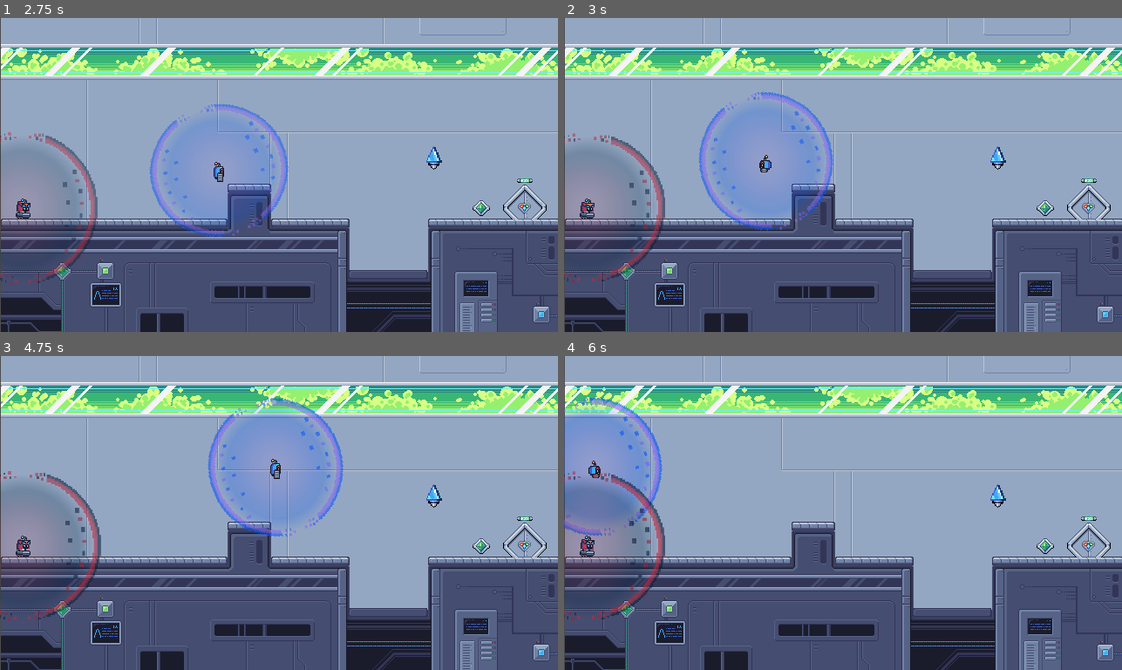
Above: before the commit, frames 1-4 (two rows, left to right).
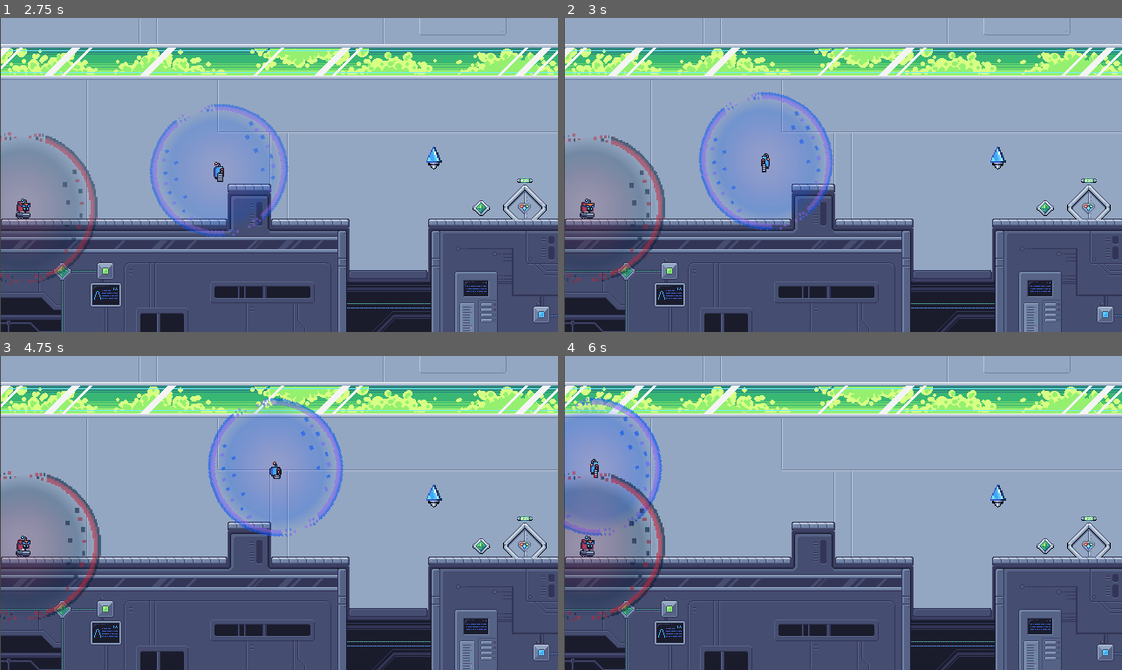
Above: after the commit, the same moments.

Repository: gdp-ufrj/Nut-Bolt
Game: Godot game, scene res://Cenas/UI/menu.tscn
Two runs of this game, one before a commit and one after it. Both use one fixed random seed, a clock stepped at 60 frames per second and the inputs below.
Inputs (mouse positions are in pixels of both pictures, inside the frame that each line leads up to):
- Up to frame 1 (2.75 s): click (273, 109) at 0.5 s; tap Enter (interagir) at 1.25, 2.1 s; hold Right (ui_right) from 1.28 s (still down); tap Up (ui_up) at 1.35, 1.52, 1.82, 2.27, 2.3, 2.57 s
- Up to frame 2 (3 s): release Right (ui_right) at 2.78 s; hold Left (ui_left) from 2.78 s (still down); tap Shift (toggle_grudar) at 2.85 s
- Up to frame 3 (4.75 s): tap Up (ui_up) at 3.05, 3.6, 3.77, 4.07, 4.52, 4.55 s; release Left (ui_left) at 3.53 s; hold Right (ui_right) from 3.53 s (still down); tap Enter (interagir) at 4.35 s
- Up to frame 4 (6 s): tap Up (ui_up) at 4.82, 5.27, 5.3, 5.57, 5.85 s; tap R (restart) at 4.9 s; release Right (ui_right) at 5.03 s; hold Left (ui_left) 5.03-5.78 s; tap Shift (toggle_grudar) at 5.1 s; hold Right (ui_right) from 5.78 s (still down)

Frame 1 is identical in both runs. In frame 2, less than 0.1% of the frame differs, in the area x 35-38%, y 43-50%; in frame 3, less than 0.1%, in the area x 48-51%, y 32-39%; in frame 4, less than 0.1%.

Commit message:
Refatoracao_Player_1

Diff:
--- a/plataform-2d-godot/Cenas/Entes/player_1.tscn
+++ b/plataform-2d-godot/Cenas/Entes/player_1.tscn
@@ -15,6 +15,9 @@
 [ext_resource type="AudioStream" uid="uid://bgn10ibhaym58" path="res://Audio/Conexao/Desligar e perda de conexão- opção 2.ogg" id="13_2xb4h"]
 [ext_resource type="AudioStream" uid="uid://ok4yjpq7c2ad" path="res://Audio/Conexao/Reestabelecer conexão.ogg" id="14_pa6et"]
 [ext_resource type="Texture2D" uid="uid://ccp3t5ik1rpax" path="res://Sprites/Placeholders/placeholder-campo.png" id="15_meh3d"]
+[ext_resource type="Script" uid="uid://cnrytwluo71dj" path="res://Scripts/Entes/Players_Controller/movimento_player_1.gd" id="16_hp8oq"]
+[ext_resource type="Script" uid="uid://cr0a627a1keyy" path="res://Scripts/Entes/Players_Controller/conexao_player_1.gd" id="17_6dej7"]
+[ext_resource type="Script" uid="uid://gc21i31b82aa" path="res://Scripts/Entes/Players_Controller/animacao_player_1.gd" id="18_ei2yv"]
 
 [sub_resource type="RectangleShape2D" id="RectangleShape2D_q7f8p"]
 size = Vector2(19, 25)
@@ -466,7 +469,16 @@
 wait_time = 0.33
 one_shot = true
 
-[connection signal="area_entered" from="zona_conexao_1" to="." method="_on_zona_conexao_1_area_entered"]
-[connection signal="area_exited" from="zona_conexao_1" to="." method="_on_zona_conexao_1_area_exited"]
-[connection signal="timeout" from="Timer_conexao" to="." method="_on_timer_conexao_timeout"]
+[node name="Movimento_player_1" type="Node2D" parent="."]
+script = ExtResource("16_hp8oq")
+
+[node name="Conexao_player_1" type="Node2D" parent="."]
+script = ExtResource("17_6dej7")
+
+[node name="Animacao_player_1" type="Node2D" parent="."]
+script = ExtResource("18_ei2yv")
+
+[connection signal="area_entered" from="zona_conexao_1" to="Conexao_player_1" method="_on_zona_conexao_1_area_entered"]
+[connection signal="area_exited" from="zona_conexao_1" to="Conexao_player_1" method="_on_zona_conexao_1_area_exited"]
+[connection signal="timeout" from="Timer_conexao" to="Conexao_player_1" method="_on_timer_conexao_timeout"]
 [connection signal="timeout" from="CoyoteTimer" to="." method="_on_coyote_timer_timeout"]
--- a/plataform-2d-godot/Cenas/UI/menu.tscn
+++ b/plataform-2d-godot/Cenas/UI/menu.tscn
@@ -1,15 +1,15 @@
 [gd_scene load_steps=11 format=3 uid="uid://co6ao4k02l5al"]
 
 [ext_resource type="Script" uid="uid://gw1nylhtltn" path="res://Scripts/Telas/menu.gd" id="1_pveh2"]
-[ext_resource type="Texture2D" uid="uid://quhutqtwhswk" path="res://Sprites/Backgrounds/Menu Inicial.png" id="2_hveky"]
-[ext_resource type="Texture2D" uid="uid://dwyu1yt0nnobj" path="res://Sprites/Backgrounds/Botao_Novo_Jogo.png" id="3_dh8gg"]
-[ext_resource type="Texture2D" uid="uid://dgit6gksdo5k1" path="res://Sprites/Backgrounds/Menu Inicial_base2.png" id="3_isfkn"]
+[ext_resource type="Texture2D" uid="uid://quhutqtwhswk" path="res://Sprites/Elementos UI/Menu Inicial.png" id="2_hveky"]
+[ext_resource type="Texture2D" uid="uid://dwyu1yt0nnobj" path="res://Sprites/Elementos UI/Botao_Novo_Jogo.png" id="3_dh8gg"]
+[ext_resource type="Texture2D" uid="uid://dgit6gksdo5k1" path="res://Sprites/Elementos UI/Menu Inicial_base2.png" id="3_isfkn"]
 [ext_resource type="PackedScene" uid="uid://b7kxq8ec6u2ui" path="res://Cenas/UI/opcoes_menu.tscn" id="3_ubvl0"]
-[ext_resource type="Texture2D" uid="uid://cmggty4xqaihv" path="res://Sprites/Backgrounds/Botões_selecionados_Novo_Jogo.png" id="5_3f8y4"]
-[ext_resource type="Texture2D" uid="uid://bddcssw2q3btd" path="res://Sprites/Backgrounds/Botao_Carregar_jogo.png" id="6_kc1t0"]
-[ext_resource type="Texture2D" uid="uid://i3g83ejswsa8" path="res://Sprites/Backgrounds/Botões_selecionados_Carregar_Jogo.png" id="7_3f8y4"]
-[ext_resource type="Texture2D" uid="uid://cgfue7jnl8wdu" path="res://Sprites/Backgrounds/Botões_selecionados_Configuracoes.png" id="7_gu8pg"]
-[ext_resource type="Texture2D" uid="uid://bahaampjyabgp" path="res://Sprites/Backgrounds/Botao_Configuracoes.png" id="8_1b1oe"]
+[ext_resource type="Texture2D" uid="uid://cmggty4xqaihv" path="res://Sprites/Elementos UI/Botões_selecionados_Novo_Jogo.png" id="5_3f8y4"]
+[ext_resource type="Texture2D" uid="uid://bddcssw2q3btd" path="res://Sprites/Elementos UI/Botao_Carregar_jogo.png" id="6_kc1t0"]
+[ext_resource type="Texture2D" uid="uid://i3g83ejswsa8" path="res://Sprites/Elementos UI/Botões_selecionados_Carregar_Jogo.png" id="7_3f8y4"]
+[ext_resource type="Texture2D" uid="uid://cgfue7jnl8wdu" path="res://Sprites/Elementos UI/Botões_selecionados_Configuracoes.png" id="7_gu8pg"]
+[ext_resource type="Texture2D" uid="uid://bahaampjyabgp" path="res://Sprites/Elementos UI/Botao_Configuracoes.png" id="8_1b1oe"]
 
 [node name="Menu" type="Control"]
 layout_mode = 3
--- a/plataform-2d-godot/Cenas/UI/opcoes_menu.tscn
+++ b/plataform-2d-godot/Cenas/UI/opcoes_menu.tscn
@@ -1,7 +1,7 @@
 [gd_scene load_steps=4 format=3 uid="uid://b7kxq8ec6u2ui"]
 
 [ext_resource type="Script" uid="uid://d6offask5f8q" path="res://Scripts/Telas/opcoes_menu.gd" id="1_3g0ue"]
-[ext_resource type="Texture2D" uid="uid://quhutqtwhswk" path="res://Sprites/Backgrounds/Menu Inicial.png" id="1_7g602"]
+[ext_resource type="Texture2D" uid="uid://quhutqtwhswk" path="res://Sprites/Elementos UI/Menu Inicial.png" id="1_7g602"]
 [ext_resource type="PackedScene" uid="uid://cotx2jdn0voao" path="res://Cenas/UI/opcoes_opcoes_menu.tscn" id="3_w0cpp"]
 
 [node name="Opcoes_Menu" type="Control"]
--- /dev/null
+++ b/plataform-2d-godot/Scripts/Entes/Players_Controller/animacao_player_1.gd
@@ -0,0 +1,25 @@
+extends Node2D
+
+@onready var corpo = get_parent()
+@onready var sprite: AnimatedSprite2D = corpo.get_node("Animaçao")
+
+func atualizar_animacao(direcao, esta_pulando, no_chao, esta_desativado):
+	if esta_desativado:
+		if sprite.animation != "Desativado":
+			sprite.play("Desativado")
+		return
+
+	if direcao > 0:
+		sprite.flip_h = false
+	elif direcao < 0:
+		sprite.flip_h = true
+
+	if not no_chao:
+		if sprite.animation != "vertical_pular":
+			sprite.play("vertical_pular")
+	elif abs(direcao) > 0:
+		if sprite.animation != "run":
+			sprite.play("run")
+	else:
+		if sprite.animation != "idle":
+			sprite.play("idle")
--- /dev/null
+++ b/plataform-2d-godot/Scripts/Entes/Players_Controller/conexao_player_1.gd
@@ -0,0 +1,51 @@
+extends Node2D
+
+@onready var corpo = get_parent()
+@onready var timer = corpo.get_node("Timer_conexao")
+@onready var animador = corpo.get_node("zona_conexao_1/Sprite2D/AnimationPlayer")
+@onready var aviso_conexao = corpo.get_node("aviso_conexao")
+
+var estado_original := [130, -320]
+var esta_desativado := false
+var som_desligar_ja_tocado := false
+var _overlaping := []
+
+func conectar(veio_de_desativado := false):
+	esta_desativado = false
+	corpo.get_node("Movimento_player_1").SPEED = estado_original[0]
+	corpo.get_node("Movimento_player_1").JUMP_VELOCITY = estado_original[1]
+	timer.stop()
+	aviso_conexao.stop()
+	som_desligar_ja_tocado = false
+	if veio_de_desativado:
+		corpo.get_node("reestabelece_conexao").play()
+
+func desconectar():
+	corpo.get_node("Movimento_player_1").SPEED = 0
+	corpo.get_node("Movimento_player_1").JUMP_VELOCITY = 0
+	aviso_conexao.stop()
+
+func _on_timer_conexao_timeout():
+	esta_desativado = true
+	corpo.get_node("Animaçao").play("Desativado")
+	if not som_desligar_ja_tocado:
+		corpo.get_node("audio_desligar").play()
+		som_desligar_ja_tocado = true
+	desconectar()
+
+func _on_zona_conexao_1_area_entered(area):
+	if area.name in ["zona_conexao_2", "zona_conexao_rot"]:
+		_overlaping.append(area)
+		conectar(esta_desativado)
+		animador.play("Idle")
+
+func _on_zona_conexao_1_area_exited(area):
+	_overlaping.erase(area)
+	if _overlaping.is_empty():
+		if timer.is_stopped():
+			timer.start()
+			aviso_conexao.play()
+			animador.play("desconectando")
+
+func _on_game_controller_restart():
+	conectar()
--- /dev/null
+++ b/plataform-2d-godot/Scripts/Entes/Players_Controller/movimento_player_1.gd
@@ -0,0 +1,54 @@
+extends Node2D
+
+@export var SPEED: int = 130
+@export var JUMP_VELOCITY: int = -320
+
+@onready var corpo: CharacterBody2D = get_parent()
+@onready var coyote_timer: Timer = corpo.get_node("CoyoteTimer")
+
+var direcao := 0.0
+var esta_pulando := false
+var pode_pular := true
+var proximo_som_salto := 1
+
+func atualizar_gravidade(delta: float):
+	if not corpo.is_on_floor():
+		corpo.velocity.y += ProjectSettings.get_setting("physics/2d/default_gravity") * delta
+
+func processar_movimento():
+	var estava_no_chao = corpo.is_on_floor()
+	direcao = Input.get_axis("ui_left", "ui_right")
+
+	if direcao:
+		corpo.velocity.x = direcao * SPEED
+	else:
+		corpo.velocity.x = move_toward(corpo.velocity.x, 0, SPEED)
+
+	if Input.is_action_just_pressed("ui_up") and (corpo.is_on_floor() or not coyote_timer.is_stopped()):
+		corpo.velocity.y = JUMP_VELOCITY
+		esta_pulando = true
+		pode_pular = false
+		if proximo_som_salto == 1:
+			corpo.get_node("audio_salto1").play()
+			proximo_som_salto = 2
+		else:
+			corpo.get_node("audio_salto2").play()
+			proximo_som_salto = 1
+
+	if esta_pulando and corpo.is_on_floor():
+		esta_pulando = false
+		pode_pular = true
+		corpo.get_node("audio_pouso").play()
+
+	corpo.move_and_slide()
+
+	if estava_no_chao and not corpo.is_on_floor():
+		coyote_timer.start()
+
+	# sons de caminhar
+	var som_caminhar = corpo.get_node("audio_caminhar")
+	if direcao != 0 and corpo.is_on_floor() and not corpo.get_node("Conexao_player_1").esta_desativado:
+		if not som_caminhar.is_playing():
+			som_caminhar.play()
+	else:
+		som_caminhar.stop()
--- a/plataform-2d-godot/Scripts/Entes/player_1.gd
+++ b/plataform-2d-godot/Scripts/Entes/player_1.gd
@@ -1,148 +1,17 @@
 extends CharacterBody2D
 
-@export var SPEED: int = 130 # Alcance de 10 tiles (100px)
-@export var JUMP_VELOCITY: int = -320 # Pulo de 5 tiles (50px)
-@onready var timer = $Timer_conexao
-@onready var animation: AnimatedSprite2D = $"Animaçao"
-@onready var animador_conexao: AnimationPlayer = $zona_conexao_1/Sprite2D/AnimationPlayer
-@onready var coyote_timer: Timer = $CoyoteTimer as Timer
+@onready var movimento = $Movimento_player_1
+@onready var conexao = $Conexao_player_1
+@onready var animacao = $Animacao_player_1
 
-
-var estado_original: Array = [SPEED, JUMP_VELOCITY]
-var _overlaping: Array = []
-var gravity = ProjectSettings.get_setting("physics/2d/default_gravity")
-var esta_desativado = false
-var pode_pular = true
-var esta_pulando = false
-var proximo_som_salto = 1 # variavel para variar os sons de salto
-var som_desligar_ja_tocado = false
-
-func _ready() -> void:
+func _ready():
 	$zona_conexao_1.collision_layer = 3
 	$zona_conexao_1.collision_mask = 3
 	self.add_to_group("Players")
-	conectar()
-
-#region Physics process
-func _physics_process(delta: float) -> void:
-	if not is_on_floor():
-		velocity.y += gravity * delta
-
-	if Input.is_action_just_pressed("ui_up") and (is_on_floor()  || !coyote_timer.is_stopped()):
-		velocity.y = JUMP_VELOCITY
-
-	var direction = Input.get_axis("ui_left", "ui_right")
-	if direction:
-		velocity.x = direction * SPEED
-	else:
-		velocity.x = move_toward(velocity.x,0,SPEED)
-
-	setAnimation(direction)
-
-	#coyote timer
-	var was_on_floor = is_on_floor()
-
-	move_and_slide()
-
-	if was_on_floor && !is_on_floor():
-		coyote_timer.start()
-
-	# SONS DO PULA
-	# SOM DE CAMINHAR
-	if (Input.is_action_pressed("ui_left") or Input.is_action_pressed("ui_right")) and is_on_floor() and not esta_desativado:
-		if not $audio_caminhar.is_playing():
-			$audio_caminhar.play()
-	else:
-		$audio_caminhar.stop()
-
-	# SONS DE SALTO
-	if pode_pular and Input.is_action_just_pressed("ui_up") and not esta_desativado:
-		esta_pulando = true
-		pode_pular = false
-		if proximo_som_salto == 1:
-			$audio_salto1.play()
-			proximo_som_salto = 2
-		else:
-			$audio_salto2.play()
-			proximo_som_salto = 1
-
-	# SOM DE POUSO
-	if esta_pulando and is_on_floor():
-		esta_pulando = false
-		pode_pular = true
-		$audio_pouso.play()
-
-#endregion
-
-#region Conexão
-func conectar(veio_de_desativado: bool = false)->void:
-	esta_desativado = false  #ESSENCIAL
-	SPEED = estado_original[0]
-	JUMP_VELOCITY = estado_original[1]
-	timer.stop()
-	$aviso_conexao.stop()
-	som_desligar_ja_tocado = false
-	if veio_de_desativado:
-		$reestabelece_conexao.play()
-
-func desconectar()-> void:
-	SPEED = 0
-	JUMP_VELOCITY = 0
-	$aviso_conexao.stop()
-
-func _on_timer_conexao_timeout() -> void:
-	#animaçao de desativado
-	esta_desativado = true
-	animation.play("Desativado")
-	if not som_desligar_ja_tocado:
-		$audio_desligar.play()
-		som_desligar_ja_tocado = true
-	desconectar()
-
-func _on_zona_conexao_1_area_entered(area: Area2D) -> void:
-	if area.name == "zona_conexao_2" or area.name == "zona_conexao_rot":
-		_overlaping.append(area)
-		conectar(esta_desativado)
-		animador_conexao.play("Idle")
-
-func _on_zona_conexao_1_area_exited(area: Area2D) -> void:
-	_overlaping.erase(area)
-	if _overlaping.is_empty():
-		if timer.is_stopped():
-			timer.start()
-			$aviso_conexao.play()
-			animador_conexao.play("desconectando")
-
-func _on_game_controller_restart() -> void:
-	conectar()
-#endregion
-
-#animação
-#flip
-func setAnimation(direction):
-	#Anim desativado
-	if esta_desativado:
-		if animation.animation != "Desativado":
-			animation.play("Desativado")
-		return  # Não continua se estiver desativado
-
-	if direction > 0:
-		animation.flip_h = false
-	elif direction < 0:
-		animation.flip_h = true
+	conexao.conectar()
 
 
-#Corrida e pulo
-	if not is_on_floor():
-		if animation.animation != "vertical_pular":
-			animation.play("vertical_pular")
-	elif abs(direction) > 0:
-		if animation.animation != "run":
-			animation.play("run")
-	else:
-		if animation.animation != "idle":
-			animation.play("idle")
-
-
-func _on_coyote_timer_timeout() -> void:
-	pass # Replace with function body.
+func _physics_process(delta):
+	movimento.atualizar_gravidade(delta)
+	movimento.processar_movimento()
+	animacao.atualizar_animacao(movimento.direcao, movimento.esta_pulando, is_on_floor(), conexao.esta_desativado)
Not shown: 1 places in plataform-2d-godot/Cenas/Entes/player_1.tscn that only renumber resources
Not shown, added: plataform-2d-godot/Scripts/Entes/Players_Controller/animacao_player_1.gd.uid
Not shown, added: plataform-2d-godot/Scripts/Entes/Players_Controller/conexao_player_1.gd.uid
Not shown, added: plataform-2d-godot/Scripts/Entes/Players_Controller/movimento_player_1.gd.uid
Renamed: plataform-2d-godot/Sprites/Backgrounds/Botao_Carregar_jogo.png -> plataform-2d-godot/Sprites/Elementos UI/Botao_Carregar_jogo.png
Not shown, changed: plataform-2d-godot/Sprites/Elementos UI/Botao_Carregar_jogo.png.import
Renamed: plataform-2d-godot/Sprites/Backgrounds/Botao_Configuracoes.png -> plataform-2d-godot/Sprites/Elementos UI/Botao_Configuracoes.png
Not shown, changed: plataform-2d-godot/Sprites/Elementos UI/Botao_Configuracoes.png.import
Renamed: plataform-2d-godot/Sprites/Backgrounds/Botao_Novo_Jogo.png -> plataform-2d-godot/Sprites/Elementos UI/Botao_Novo_Jogo.png
Not shown, changed: plataform-2d-godot/Sprites/Elementos UI/Botao_Novo_Jogo.png.import
Renamed: plataform-2d-godot/Sprites/Backgrounds/Botões_selecionados_Carregar_Jogo.png -> plataform-2d-godot/Sprites/Elementos UI/Botões_selecionados_Carregar_Jogo.png
Not shown, changed: plataform-2d-godot/Sprites/Elementos UI/Botões_selecionados_Carregar_Jogo.png.import
(and 8 more such lines)
